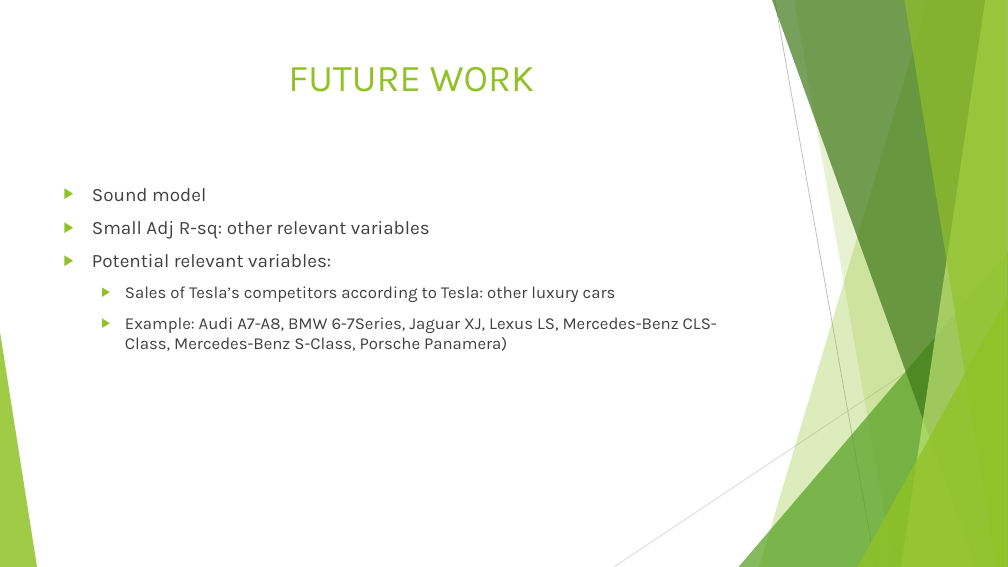
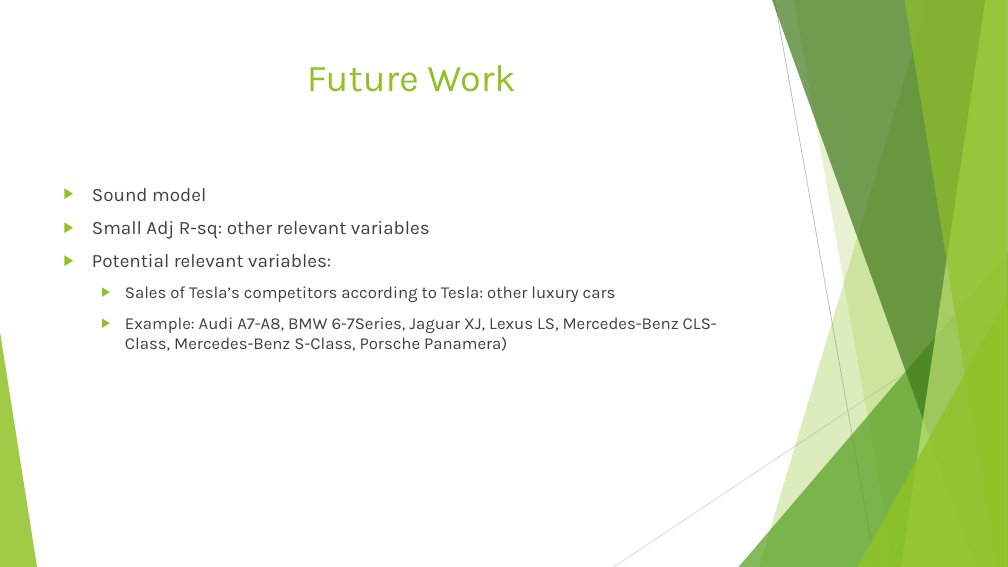
Before and after one commit to sonamgupta1105/Tesla_Analytics, a slide deck: slide 13 of finalPptTesla.pptx. Drawn at 1008x567 pixels with LibreOffice and Linux fonts; fonts in the diff are those of the drawing. Boxes give left, top, right and bottom in pixels: in the first picture for what was removed or moved away, otherwise in the second. Text is boxed around its words. In the diff, an @@ line names an element or a change of style, - is before the commit and + after.

```diff
--- a/finalPptTesla.pptx
+++ b/finalPptTesla.pptx
@@ title at box(307, 65, 516, 92): text changed @@
-FUTURE WORK
+Future Work
```
Also in this commit, not shown: 4 other slides changed.
